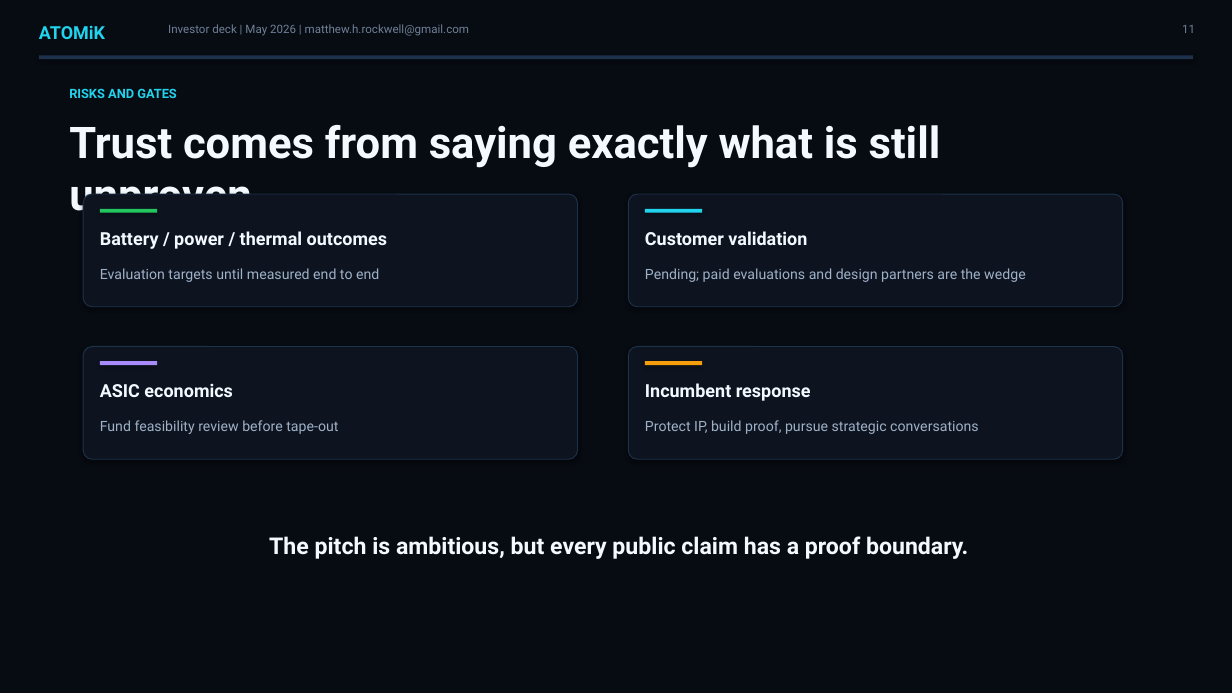
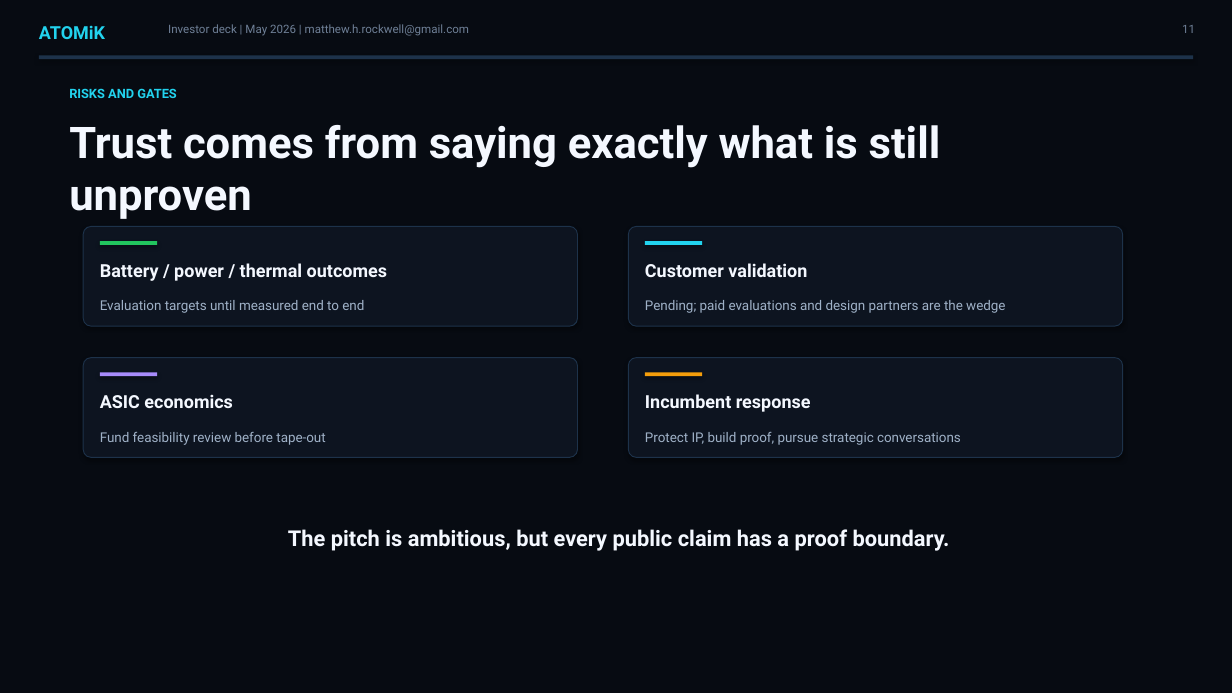
Before and after one commit to MatthewHRockwell/ATOMiK, a slide deck: slide 11 of business/for_codex/01_pitch_materials/ATOMiK_Investor_Deck.pptx. Drawn at 1232x693 pixels with LibreOffice and Linux fonts; fonts in the diff are those of the drawing. Boxes give left, top, right and bottom in pixels: in the first picture for what was removed or moved away, otherwise in the second. Text is boxed around its words. In the diff, an @@ line names an element or a change of style, - is before the commit and + after.

```diff
--- a/business/for_codex/01_pitch_materials/ATOMiK_Investor_Deck.pptx
+++ b/business/for_codex/01_pitch_materials/ATOMiK_Investor_Deck.pptx
@@ rounded rectangle: place and size @@
-rounded rectangle at [83, 194, 578, 307]
+rounded rectangle at [83, 226, 578, 326]
@@ rounded rectangle: place and size @@
-rounded rectangle at [628, 194, 1123, 307]
+rounded rectangle at [628, 226, 1123, 326]
@@ text "Battery / power / thermal ...": place and size @@
-text "Battery / power / thermal ..." at [100, 231, 387, 249]
+text "Battery / power / thermal ..." at [100, 263, 387, 281]
@@ rectangle: place and size @@
-rectangle at [100, 209, 157, 213]
+rectangle at [100, 241, 157, 245]
@@ text "Customer validation": place and size @@
-text "Customer validation" at [645, 231, 807, 245]
+text "Customer validation" at [645, 263, 807, 277]
@@ rectangle: place and size @@
-rectangle at [645, 209, 702, 213]
+rectangle at [645, 241, 702, 245]
@@ text "Evaluation targets until measured end ...": place and size @@
-text "Evaluation targets until measured end ..." at [100, 268, 379, 282]
+text "Evaluation targets until measured end ..." at [100, 300, 364, 313]
@@ size 11 to 10.5 pt in 4 elements at [100, 432, 325, 445], [645, 432, 961, 445], [100, 300, 364, 313], [645, 300, 1005, 313] @@
@@ text "Pending; paid evaluations and design ...": place and size @@
-text "Pending; paid evaluations and design ..." at [645, 268, 1026, 282]
+text "Pending; paid evaluations and design ..." at [645, 300, 1005, 313]
@@ rounded rectangle: place and size @@
-rounded rectangle at [83, 347, 578, 459]
+rounded rectangle at [83, 358, 578, 457]
@@ rounded rectangle: place and size @@
-rounded rectangle at [628, 347, 1123, 459]
+rounded rectangle at [628, 358, 1123, 457]
@@ 2 texts, 2 rectangles: place and size @@
-2 texts, 2 rectangles at [100, 361, 811, 401]
+2 texts, 2 rectangles at [100, 372, 811, 412]
@@ text "Fund feasibility review before tape-out": place and size @@
-text "Fund feasibility review before tape-out" at [100, 420, 338, 434]
+text "Fund feasibility review before tape-out" at [100, 432, 325, 445]
@@ text "Protect IP, build proof, pursue ...": place and size @@
-text "Protect IP, build proof, pursue ..." at [645, 420, 979, 434]
+text "Protect IP, build proof, pursue ..." at [645, 432, 961, 445]
@@ text "The pitch is ambitious, but ..." at [288, 529, 950, 551]: size 18 to 17 pt @@
```
Also in this commit, not shown: 7 other slides changed, 1 slide added, 1 slide removed, 11 other files.
